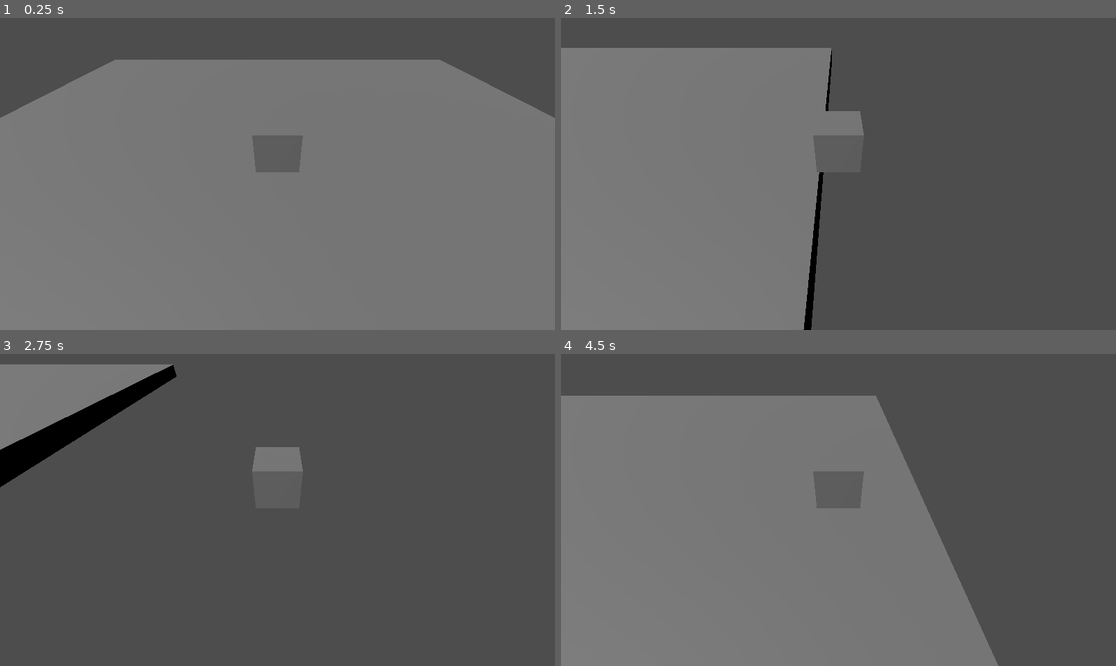
Above: before the commit, frames 1-4 (two rows, left to right).
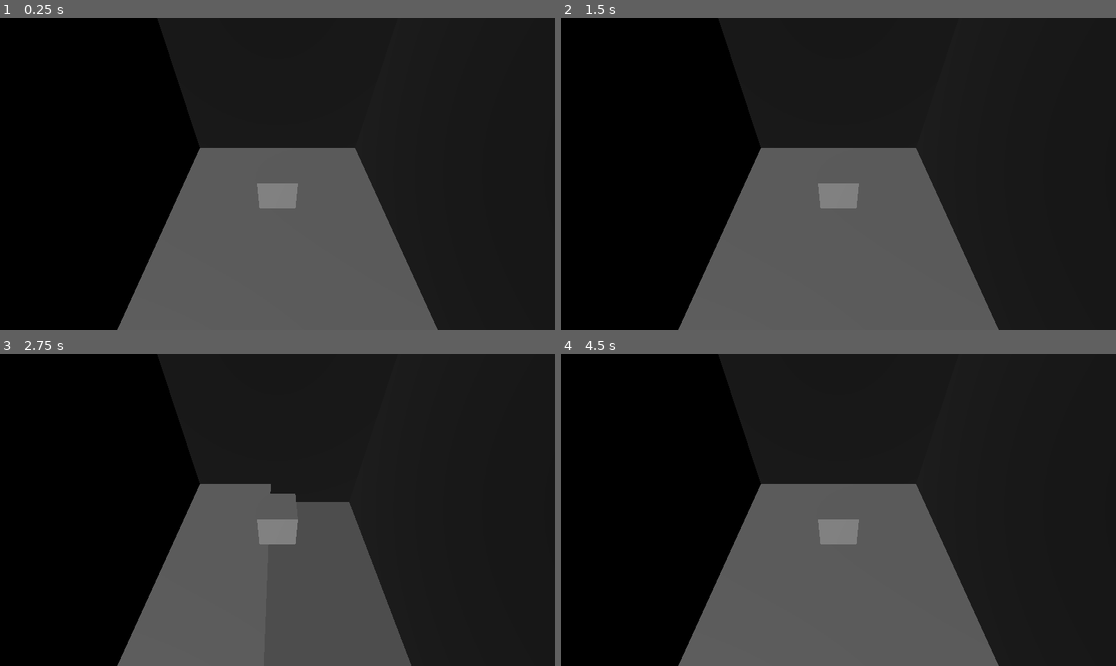
Above: after the commit, the same moments.

Repository: Clodial/GGJ_2026
Game: Godot game, scene res://scenes/game_scenes/main_test.tscn
Two runs of this game, one before a commit and one after it. Both use one fixed random seed, a clock stepped at 60 frames per second and the inputs below.
Inputs:
- Up to frame 1 (0.25 s): no input
- Up to frame 2 (1.5 s): tap Enter at 0.5 s; hold D (move_right) 0.53-1.28 s; hold S (move_down) from 1.28 s (still down)
- Up to frame 3 (2.75 s): release S (move_down) at 2.03 s; hold D (move_right) from 2.03 s (still down)
- Up to frame 4 (4.5 s): release D (move_right) at 2.78 s; hold W (move_up) 2.78-3.53 s; hold A (move_left) from 3.53 s (still down)

The runs differ from the first frame. In frame 1, 99% of the frame differs, in the area x 0-100%, y 0-100%; in frame 2, 86%; in frame 3, 76%; in frame 4, 99%.

Commit message:
created basic wall thingy

Diff:
--- a/scenes/game_scenes/main_test.tscn
+++ b/scenes/game_scenes/main_test.tscn
@@ -1,12 +1,19 @@
 [gd_scene format=3 uid="uid://nrj5dl1rymfi"]
 
 [ext_resource type="PackedScene" uid="uid://bykxo2lthnfm6" path="res://scenes/entity_scenes/player.tscn" id="1_rko00"]
+[ext_resource type="Script" uid="uid://dh2b7qtgi6ih3" path="res://src/block_layers.gd" id="2_x0eed"]
 
 [sub_resource type="PhysicsMaterial" id="PhysicsMaterial_x0eed"]
 
 [sub_resource type="BoxShape3D" id="BoxShape3D_s7d26"]
 
-[sub_resource type="BoxMesh" id="BoxMesh_d3j5s"]
+[sub_resource type="PlaneMesh" id="PlaneMesh_rko00"]
+
+[sub_resource type="StandardMaterial3D" id="StandardMaterial3D_rko00"]
+albedo_color = Color(0.012617188, 0.012617188, 0.012617188, 1)
+
+[sub_resource type="BoxMesh" id="BoxMesh_x0eed"]
+material = SubResource("StandardMaterial3D_rko00")
 
 [node name="MainTest" type="Node3D" unique_id=325605107]
 
@@ -20,7 +27,7 @@
 shape = SubResource("BoxShape3D_s7d26")
 
 [node name="MeshInstance3D" type="MeshInstance3D" parent="StaticBody3D" unique_id=240730536]
-mesh = SubResource("BoxMesh_d3j5s")
+mesh = SubResource("PlaneMesh_rko00")
 
 [node name="player" parent="." unique_id=2117555441 instance=ExtResource("1_rko00")]
 transform = Transform3D(1, 0, 0, 0, 1, 0, 0, 0, 1, 0, 0.41321623, 0)
@@ -29,7 +36,29 @@
 transform = Transform3D(1, 0, 0, 0, 1, 0, 0, 0, 1, 0, 2.730854, 3.9008636)
 
 [node name="Camera3D" type="Camera3D" parent="player/CameraPivot" unique_id=1885345082]
-transform = Transform3D(1, 0, 0, 0, 0.7185513, 0.69547397, 0, -0.69547397, 0.7185513, 0, 0, 0)
+transform = Transform3D(1, 0, 0, 0, 0.7185513, 0.69547397, 0, -0.69547397, 0.7185513, 0, 1.3896685, 0)
 
-[node name="DirectionalLight3D" type="DirectionalLight3D" parent="." unique_id=1466339472]
-transform = Transform3D(0.4756549, 0.5430302, -0.6920048, -3.0258658e-09, 0.78669804, 0.61733806, 0.87963194, -0.29363984, 0.37419686, -8.001326, 5.618789, 1.2285929)
+[node name="DirectionalLight3D" type="DirectionalLight3D" parent="player" unique_id=1466339472]
+transform = Transform3D(0.80369073, 0.21270281, -0.5557326, 0, 0.93393034, 0.35745537, 0.5950473, -0.2872836, 0.75059116, -2.3356647, 6.063675, 0)
+
+[node name="block layers" type="Node3D" parent="player" unique_id=765010059]
+transform = Transform3D(1, 0, 0, 0, 1, 0, 0, 0, 1, 0, 2.730854, 3.9008636)
+script = ExtResource("2_x0eed")
+
+[node name="MeshInstance3D" type="MeshInstance3D" parent="player/block layers" unique_id=1886417113]
+transform = Transform3D(-4.371139e-07, -1, 0, 10, -4.371139e-08, 0, 0, 0, 8, -4, 2.5051365, 0)
+mesh = SubResource("BoxMesh_x0eed")
+
+[node name="MeshInstance3D2" type="MeshInstance3D" parent="player/block layers" unique_id=791034910]
+transform = Transform3D(1.9106854e-14, 4.371139e-08, 8, 10, -4.371139e-08, 0, 4.371139e-07, 1, -3.496911e-07, 0, 2.505, 4)
+mesh = SubResource("BoxMesh_x0eed")
+
+[node name="MeshInstance3D3" type="MeshInstance3D" parent="player/block layers" unique_id=870815133]
+transform = Transform3D(-4.371139e-07, -1, 0, 10, -4.371139e-08, 0, 0, 0, 8, 4, 2.505, 0)
+mesh = SubResource("BoxMesh_x0eed")
+
+[node name="MeshInstance3D4" type="MeshInstance3D" parent="player/block layers" unique_id=1992751920]
+transform = Transform3D(1.9106854e-14, 4.371139e-08, 8, 10, -4.371139e-08, 0, 4.371139e-07, 1, -3.496911e-07, 0, 2.505, -4)
+mesh = SubResource("BoxMesh_x0eed")
+
+[node name="PSXLayer" type="CanvasLayer" parent="." unique_id=1962853651]
--- /dev/null
+++ b/src/block_layers.gd
@@ -0,0 +1,12 @@
+extends Node3D
+
+@onready var parent = get_parent()
+
+# Called when the node enters the scene tree for the first time.
+func _ready() -> void:
+	pass # Replace with function body.
+
+
+# Called every frame. 'delta' is the elapsed time since the previous frame.
+func _process(delta: float) -> void:
+	global_position = parent.global_position
Not shown, added: src/block_layers.gd.uid
